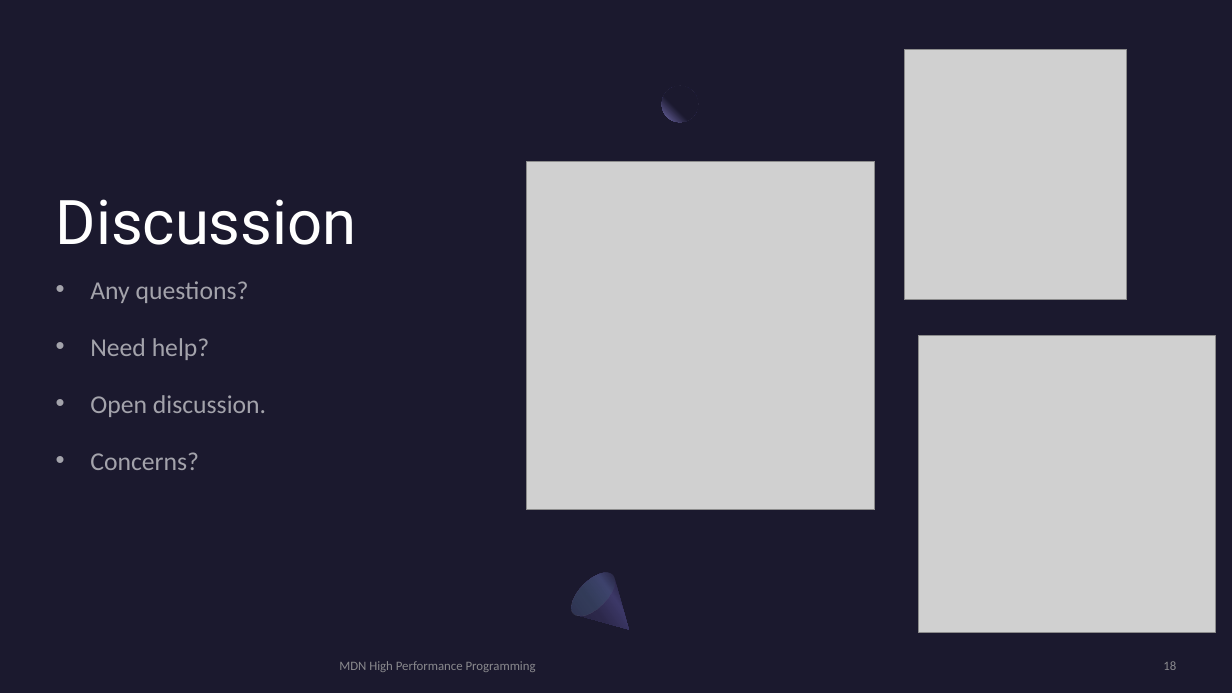
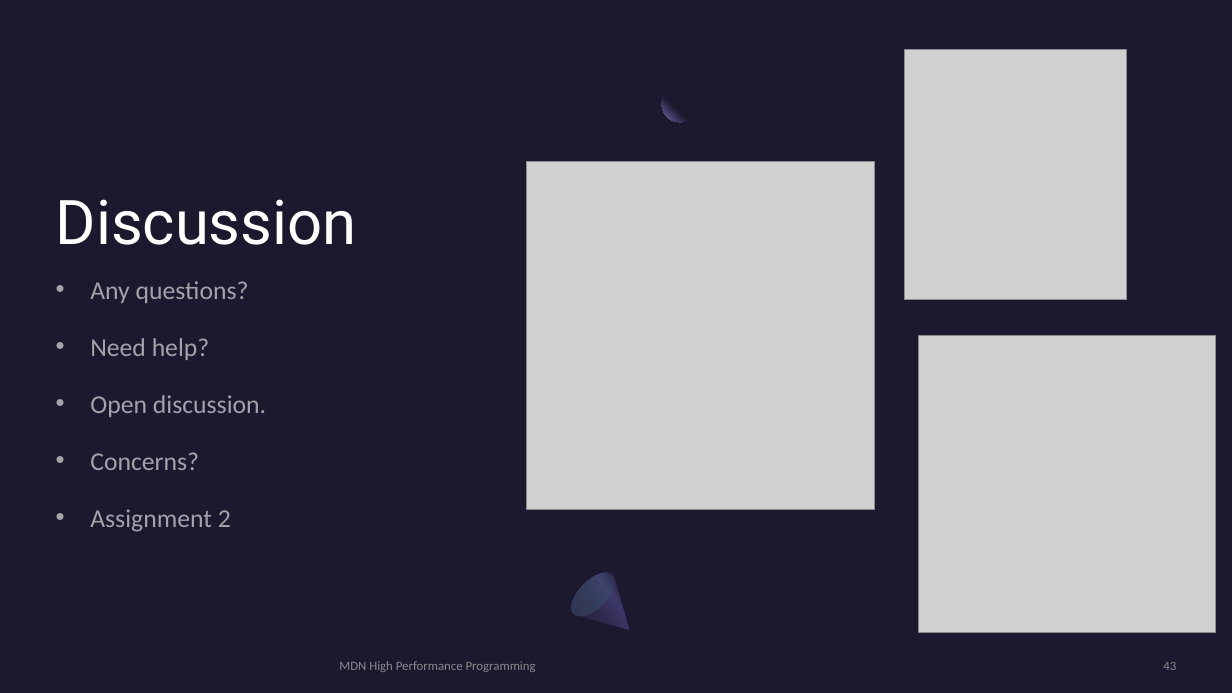
Before and after one commit to MonashDeepNeuron/HPP, a slide deck: slide 43 of content/part5/slides/hpp_part5.pptx (slide 18 before the commit). Drawn at 1232x693 pixels with LibreOffice and Linux fonts; fonts in the diff are those of the drawing; grey boxes stand for pictures. Boxes give left, top, right and bottom in pixels: in the first picture for what was removed or moved away, otherwise in the second. Text is boxed around its words. In the diff, an @@ line names an element or a change of style, - is before the commit and + after.

```diff
--- a/content/part5/slides/hpp_part5.pptx
+++ b/content/part5/slides/hpp_part5.pptx
@@ text at bbox=[90, 509, 231, 532]: paragraph added @@
+• Assignment 2
@@ page number at bbox=[1163, 662, 1176, 670]: text changed @@
-18
+43
```
Also in this commit, not shown: 4 other slides changed, 24 slides added, 5 slides removed, 48 other files.
